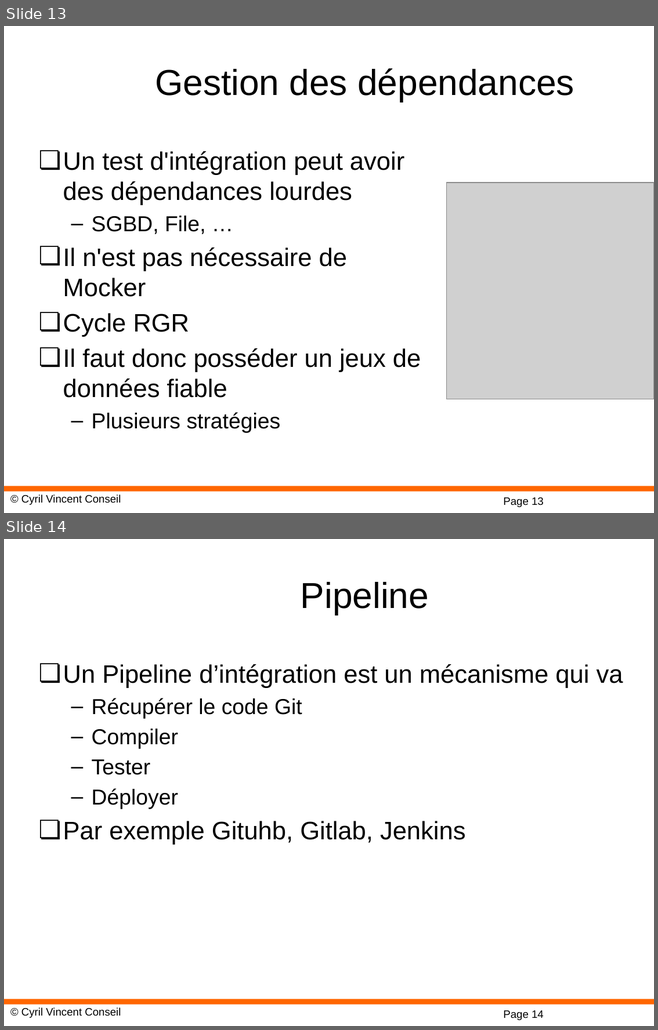
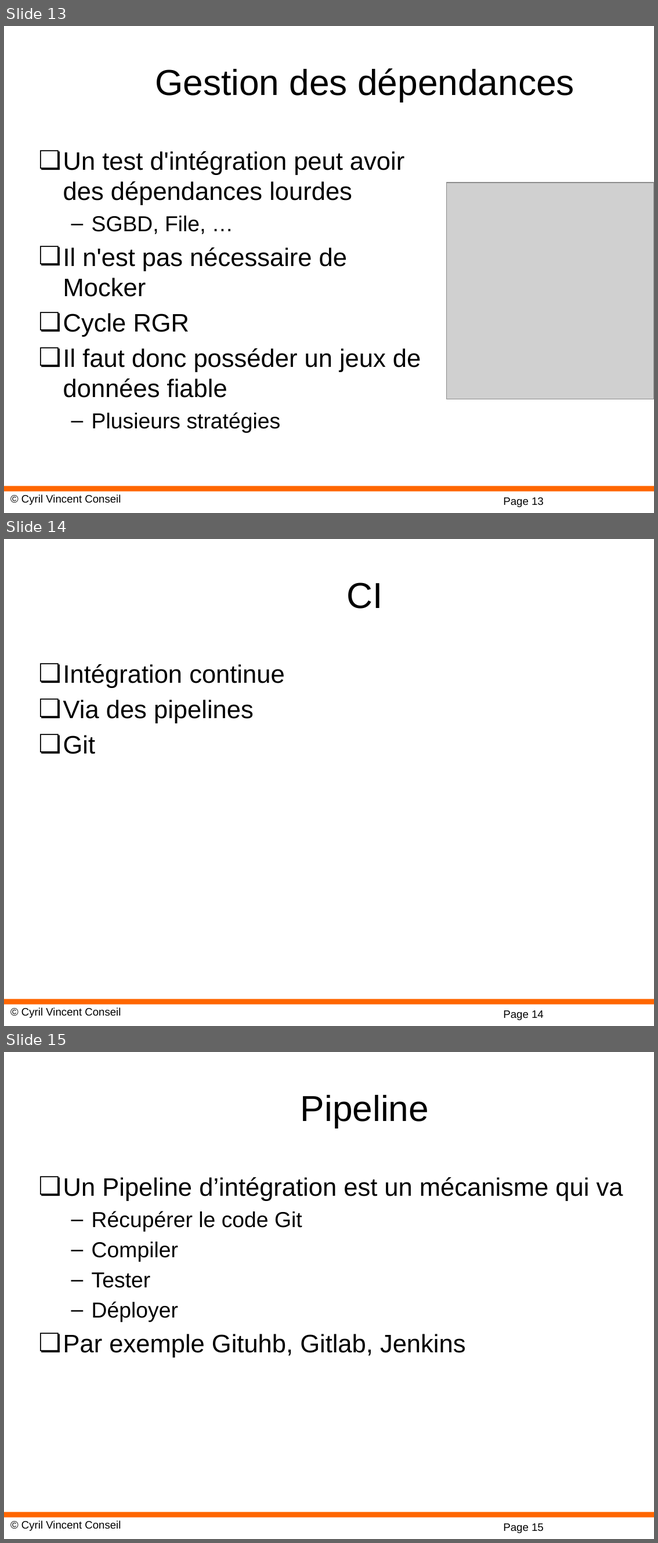
Before and after one commit to cyrilvincent/mlops, a slide deck: ppt/MLOps07-UnitTest.pptx. Shown one above the other, each under a label of ours: slides 13 and 14 before the commit, slides 13, 14 and 15 after it. The pictures are 658x1030 and 658x1543 pixels, drawn with LibreOffice and Linux fonts; fonts in the diff are those of the drawing; grey boxes stand for pictures; background and template pictures are left out. Boxes give left, top, right and bottom in pixels: in the first picture for what was removed or moved away, otherwise in the second. Text is boxed around its words. In the diff, an @@ line names an element or a change of style, - is before the commit and + after.

```diff
--- a/ppt/MLOps07-UnitTest.pptx
+++ b/ppt/MLOps07-UnitTest.pptx
@@ slide 14 added at box(4, 539, 654, 1026), background #FFFFFF; not listed: 3 template elements that a slide beside it also shows @@
@@ title added at box(346, 583, 382, 609), 40 pt, text #000000 @@
+CI
@@ text added at box(63, 664, 285, 754), 28 pt, text #000000 @@
+❏ Intégration continue
+❏ Via des pipelines
+❏ Git
@@ what was slide 14 is now slide 15 @@
@@ page number at box(503, 1524, 543, 1533): text changed @@
-Page 14
+Page 15
```
Also in this commit, not shown: 8 other files.
